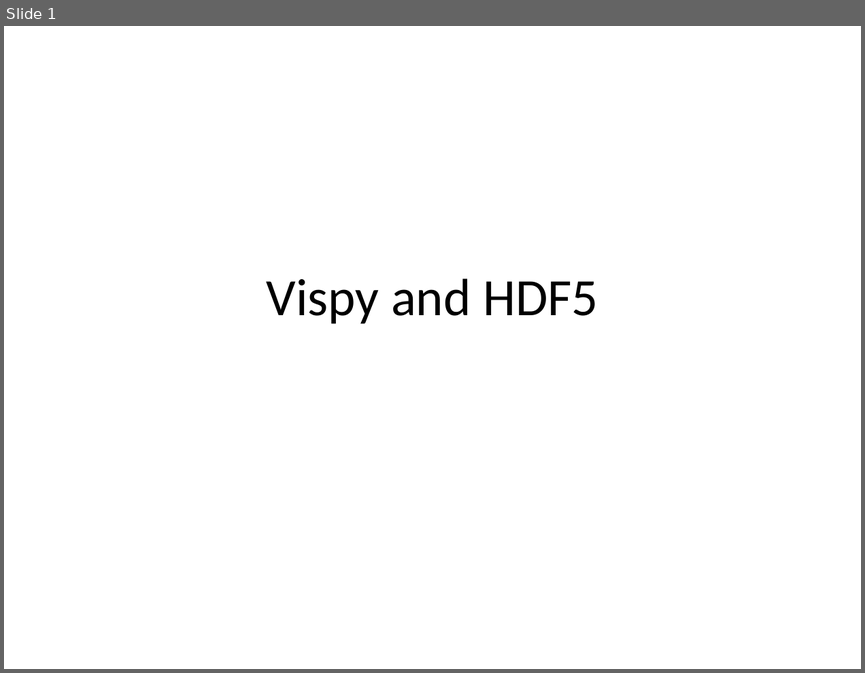
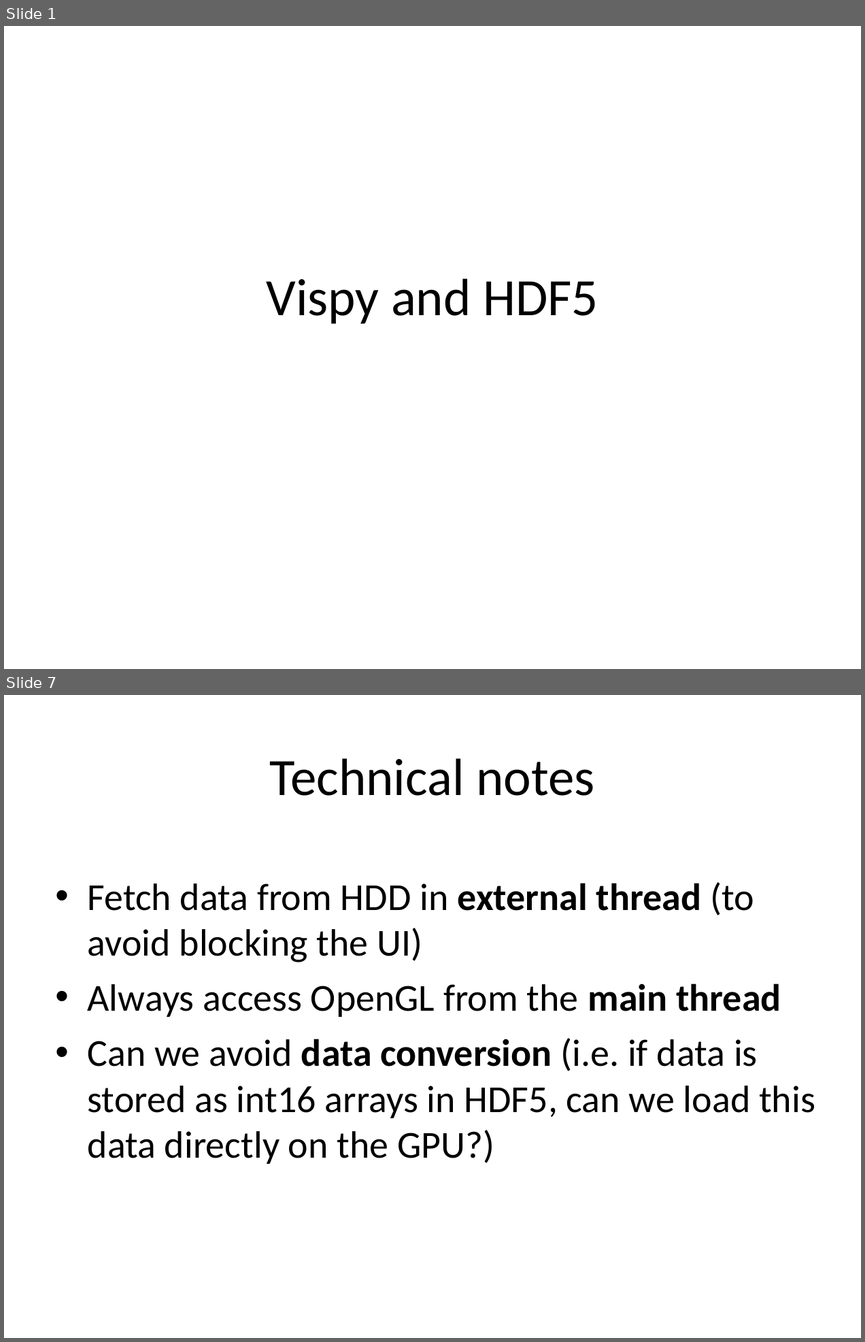
Before and after one commit to vispy/codecamp-esrf-2014, a slide deck: cr/5-hdf5/hdf5.ppt. Shown one above the other, each under a label of ours: slide 1 before the commit, slides 1 and 7 after it; the slides between them are not shown. The pictures are 865x673 and 865x1342 pixels, drawn with LibreOffice and Linux fonts; fonts in the diff are those of the drawing. Boxes give left, top, right and bottom in pixels: in the first picture for what was removed or moved away, otherwise in the second. Text is boxed around its words. In the diff, an @@ line names an element or a change of style, - is before the commit and + after.

```diff
--- a/cr/5-hdf5/hdf5.ppt
+++ b/cr/5-hdf5/hdf5.ppt
@@ slide 7 added at [4,695,861,1338], background #FFFFFF @@
@@ title added at [270,758,594,796], 44 pt, text #000000 @@
+Technical notes
@@ text added at [88,882,815,1164], 32 pt, text #000000 @@
+• Fetch data from HDD in external thread (to avoid blocking the UI)
+• Always access OpenGL from the main thread
+• Can we avoid data conversion (i.e. if data is stored as int16 arrays in HDF5, can we load this data directly on the GPU?)
```
Also in this commit, not shown: 8 other slides added, 20 other files.
